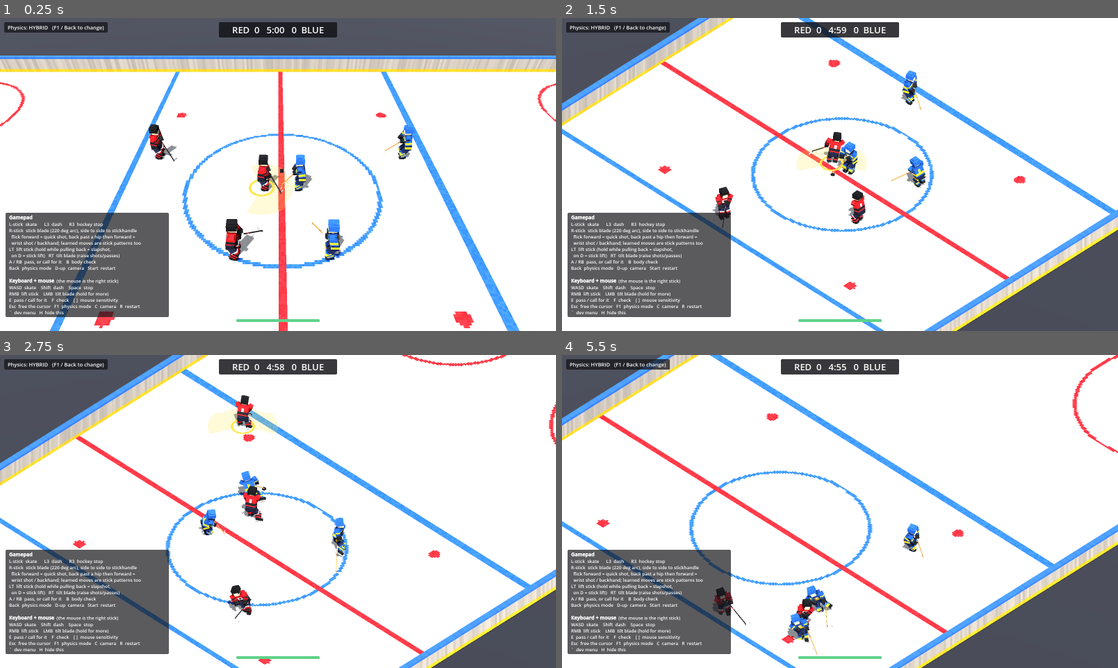
Above: before the commit, frames 1-4 (two rows, left to right).
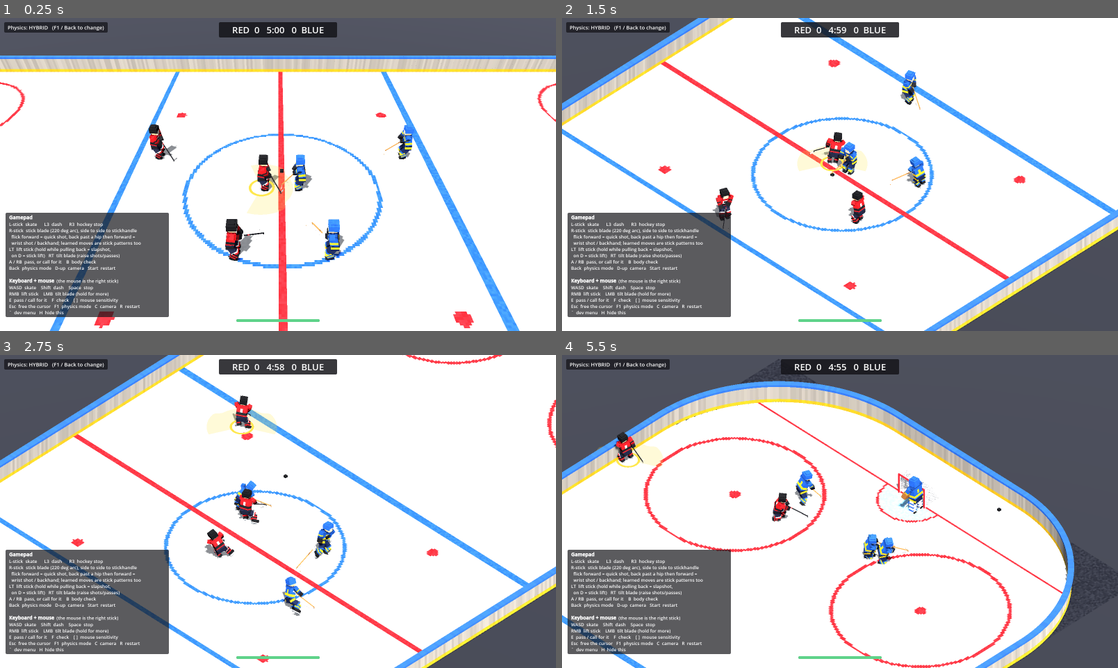
Above: after the commit, the same moments.

Repository: HammerJones/RinkGM
Game: Godot game, scene res://scenes/main.tscn
The game is run twice, just before and just after one commit, with the same random seed, the same clock (stepped at 60 frames per second) and the same inputs.
Inputs (mouse positions are in pixels of both pictures, inside the frame that each line leads up to):
- Up to frame 1 (0.25 s): no input
- Up to frame 2 (1.5 s): tap Enter at 0.5 s; move the mouse to (867, 174) at 0.52 s; hold W (move_up) from 0.53 s (still down); tap F (check) at 0.6 s; click (867, 174) at 0.67 s; move the mouse to (812, 174) at 1.27 s; tap C (camera) at 1.35 s
- Up to frame 3 (2.75 s): keep holding W (move_up); tap F (check) at 1.55, 2.1 s; move the mouse to (289, 505) at 2.02 s
- Up to frame 4 (5.5 s): keep holding W (move_up); move the mouse to (834, 517) at 2.77 s; tap Shift (dash) at 2.85 s; click (834, 517) at 2.92 s; tap F (check) every 0.75 s from 3.05 to 5.3 s; move the mouse to (878, 514) at 3.52 s; hold Right mouse button (lift) 3.53-4.28 s; move the mouse to (795, 508) at 4.27 s; tap E (pass) at 4.35 s; move the mouse to (845, 511) at 5.02 s; hold Space (stop) from 5.03 s (still down); click (845, 511) at 5.17 s

The runs differ from the first frame. In frame 1, 0.1% of the frame differs, in the area x 40-61%, y 49-74%; in frame 2, 1.1%; in frame 3, 7.4%; in frame 4, 45%, in the area x 0-100%, y 0-100%.

Commit message:
Tier check: fixed seed per game so art-only changes can't flake it
--seed=N seeds the global RNG (skater ratings draw from it too), and game i
of the tier check plays --seed=SEED-i. On the season build at 991cb2c the 24
seeded games give Beer League D 17 goals / 5 wins, Senior AAA 37 / 15.

Co-Authored-By: Claude Opus 5.5 (1M context) <noreply@anthropic.com>
Claude-Session: https://claude.ai/code/session_01GzYDa2pBeWh5St4nAQEPwq

Diff:
--- a/scripts/game/game.gd
+++ b/scripts/game/game.gd
@@ -48,6 +48,11 @@
 
 func _ready() -> void:
 	randomize()
+	# `-- --seed=N` replays the same game (the tier check uses it so results
+	# don't change with nothing but art in a diff)
+	for arg in OS.get_cmdline_user_args():
+		if arg.begins_with("--seed="):
+			seed(hash(arg.trim_prefix("--seed=")))
 	_build_environment()
 	rink = Rink.new()
 	add_child(rink)
--- a/scripts/game/skater.gd
+++ b/scripts/game/skater.gd
@@ -151,7 +151,7 @@
 	number = idx
 	if sk == null:
 		var rng := RandomNumberGenerator.new()
-		rng.randomize()
+		rng.seed = randi()
 		sk = Skills.create(Skills.SKATER_KEYS, 50.0, 6.0, rng)
 	set_skills(sk)
 	if pal.is_empty():
Not shown, changed: README.md
Not shown, changed: tools/tier_ai_check.sh
